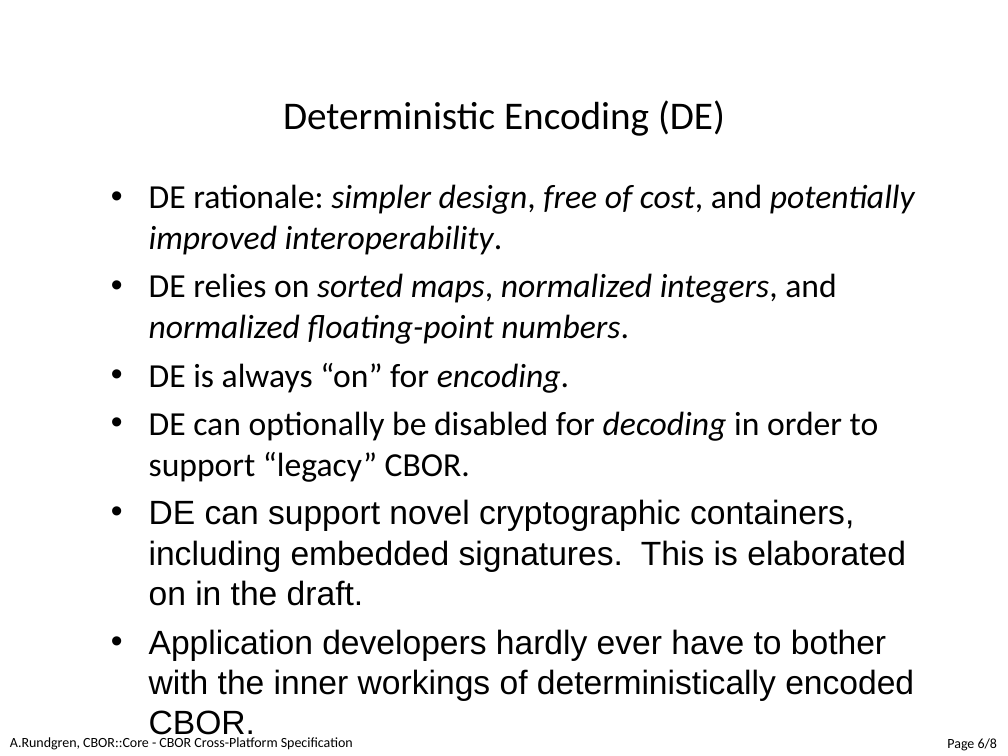
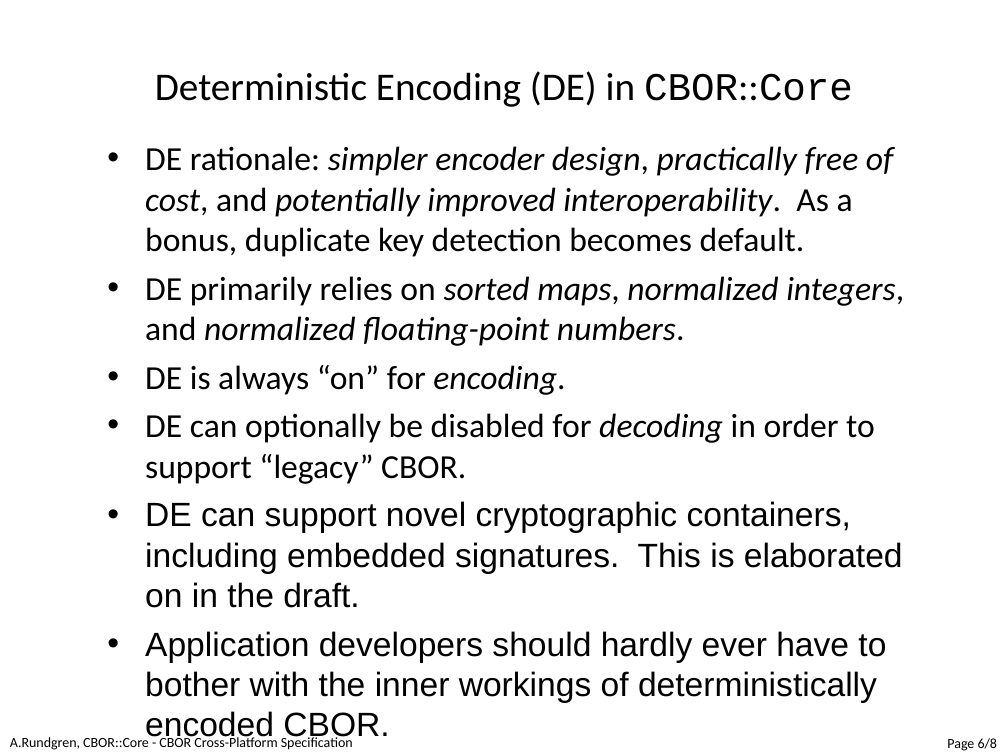
Before and after one commit to cyberphone/doc, a slide deck: slide 6 of research/cbor-cross-platform-spec@ietf-123.pptx. Drawn at 1008x756 pixels with LibreOffice and Linux fonts; fonts in the diff are those of the drawing; background and template pictures are left out. Boxes give left, top, right and bottom in pixels: in the first picture for what was removed or moved away, otherwise in the second. Text is boxed around its words. In the diff, an @@ line names an element or a change of style, - is before the commit and + after.

```diff
--- a/research/cbor-cross-platform-spec@ietf-123.pptx
+++ b/research/cbor-cross-platform-spec@ietf-123.pptx
@@ text at [155,71,853,107]: text changed @@
-Deterministic Encoding (DE)
+Deterministic Encoding (DE) in CBOR::Core
@@ text "DE rationale: simpler encoder design, ...": place and size @@
-text "DE rationale: simpler encoder design, ..." at [149,184,915,741]
+text "DE rationale: simpler encoder design, ..." at [145,146,904,703]
@@ text at [145,146,904,346]: text changed @@
-• DE rationale: simpler design, free of cost, and potentially improved interoperability.
-• DE relies on sorted maps, normalized integers, and normalized floating-point numbers.
+• DE rationale: simpler encoder design, practically free of cost, and potentially improved interoperability. As a bonus, duplicate key detection becomes default.
+• DE primarily relies on sorted maps, normalized integers, and normalized floating-point numbers.
@@ text at [145,631,886,703]: text changed @@
-• Application developers hardly ever have to bother with the inner workings of deterministically encoded CBOR.
+• Application developers should hardly ever have to bother with the inner workings of deterministically encoded CBOR.
```
Also in this commit, not shown: 1 other file.
